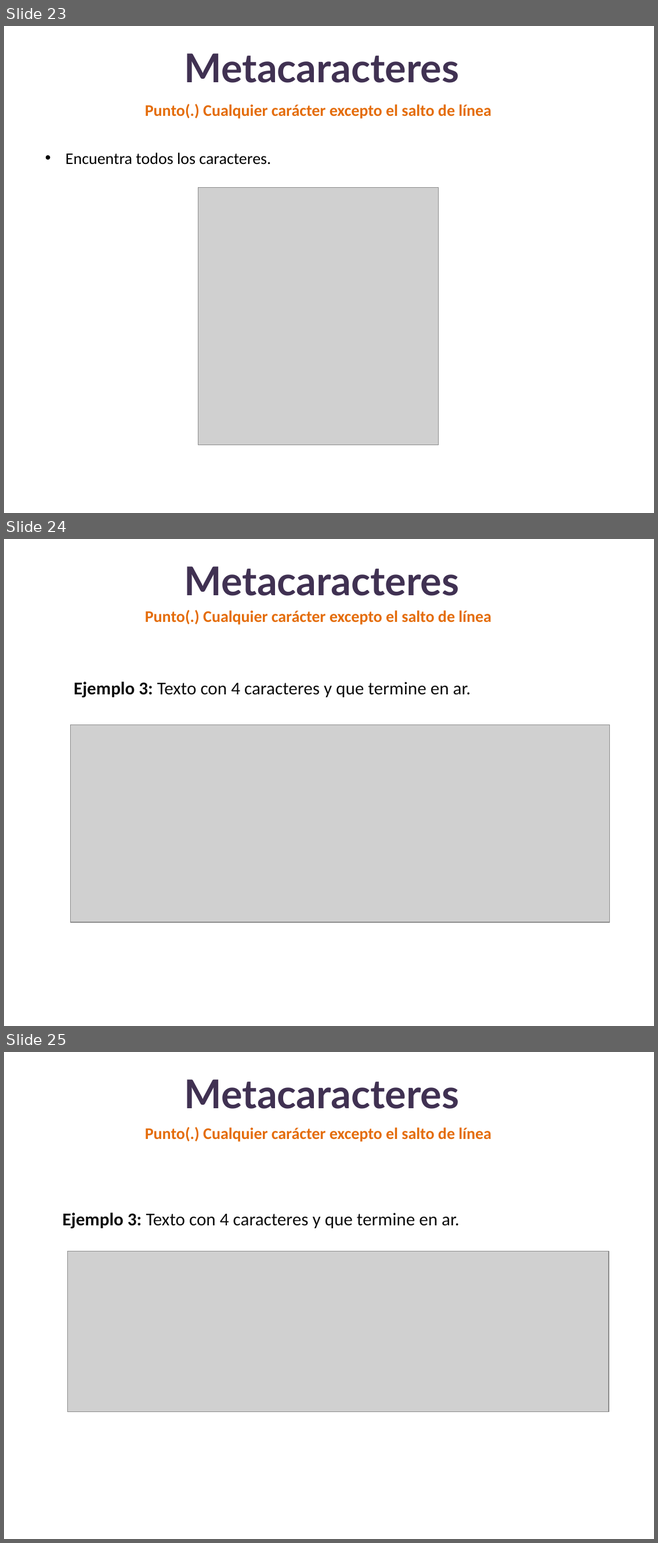
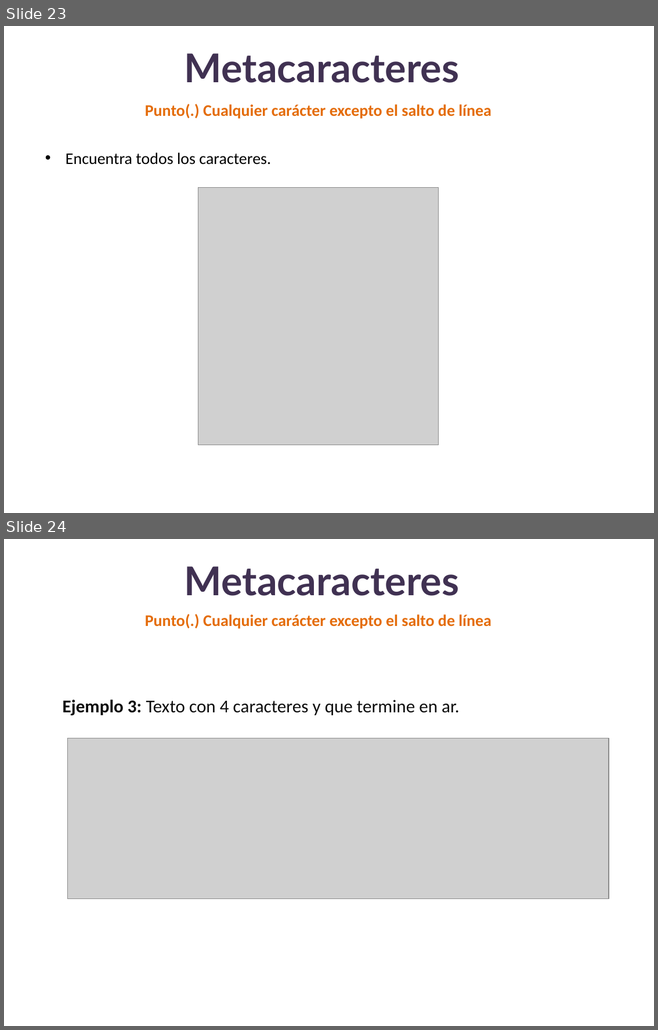
Before and after one commit to lizetheP/Analitica, a slide deck: Calendario2025/presentaciones/19_Modulo_re.pptx. Shown one above the other, each under a label of ours: slides 23, 24 and 25 before the commit, slides 23 and 24 after it. The pictures are 658x1543 and 658x1030 pixels, drawn with LibreOffice and Linux fonts; fonts in the diff are those of the drawing; grey boxes stand for pictures. Boxes give left, top, right and bottom in pixels: in the first picture for what was removed or moved away, otherwise in the second. Text is boxed around its words. In the diff, an @@ line names an element or a change of style, - is before the commit and + after.

```diff
--- a/Calendario2025/presentaciones/19_Modulo_re.pptx
+++ b/Calendario2025/presentaciones/19_Modulo_re.pptx
@@ slide 24 removed at box(4, 539, 654, 1026), background #FFFFFF @@
@@ title removed at box(184, 566, 459, 596) @@
-Metacaracteres
@@ text removed at box(145, 610, 491, 625) @@
-Punto(.) Cualquier carácter excepto el salto de línea
@@ text removed at box(74, 682, 471, 698) @@
-Ejemplo 3: Texto con 4 caracteres y que termine en ar.
@@ picture removed at box(70, 725, 609, 922) @@
@@ what was slide 25 is now slide 24 @@
```
Also in this commit, not shown: 1 slide changed, 2 other slides removed, 1 other file.
